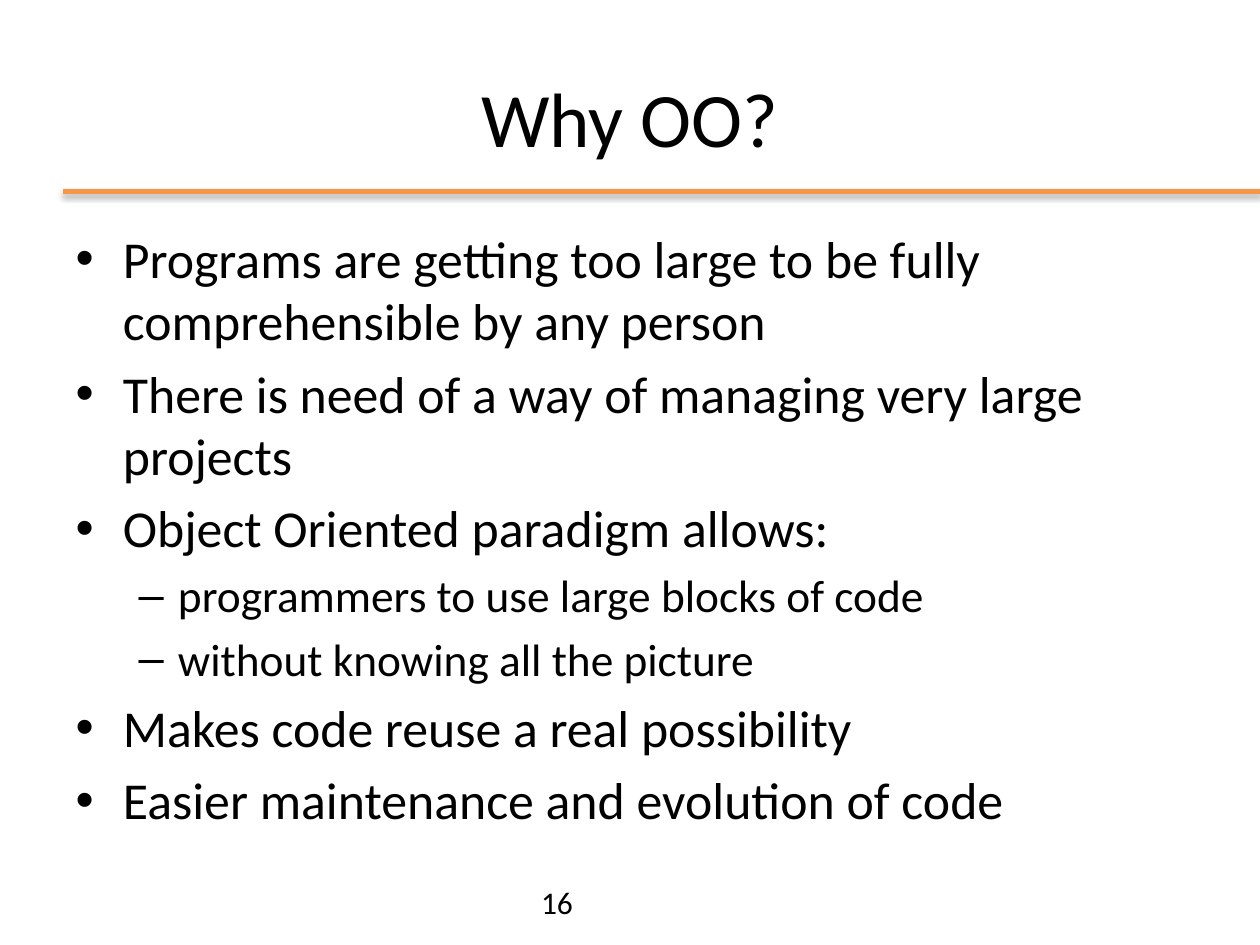
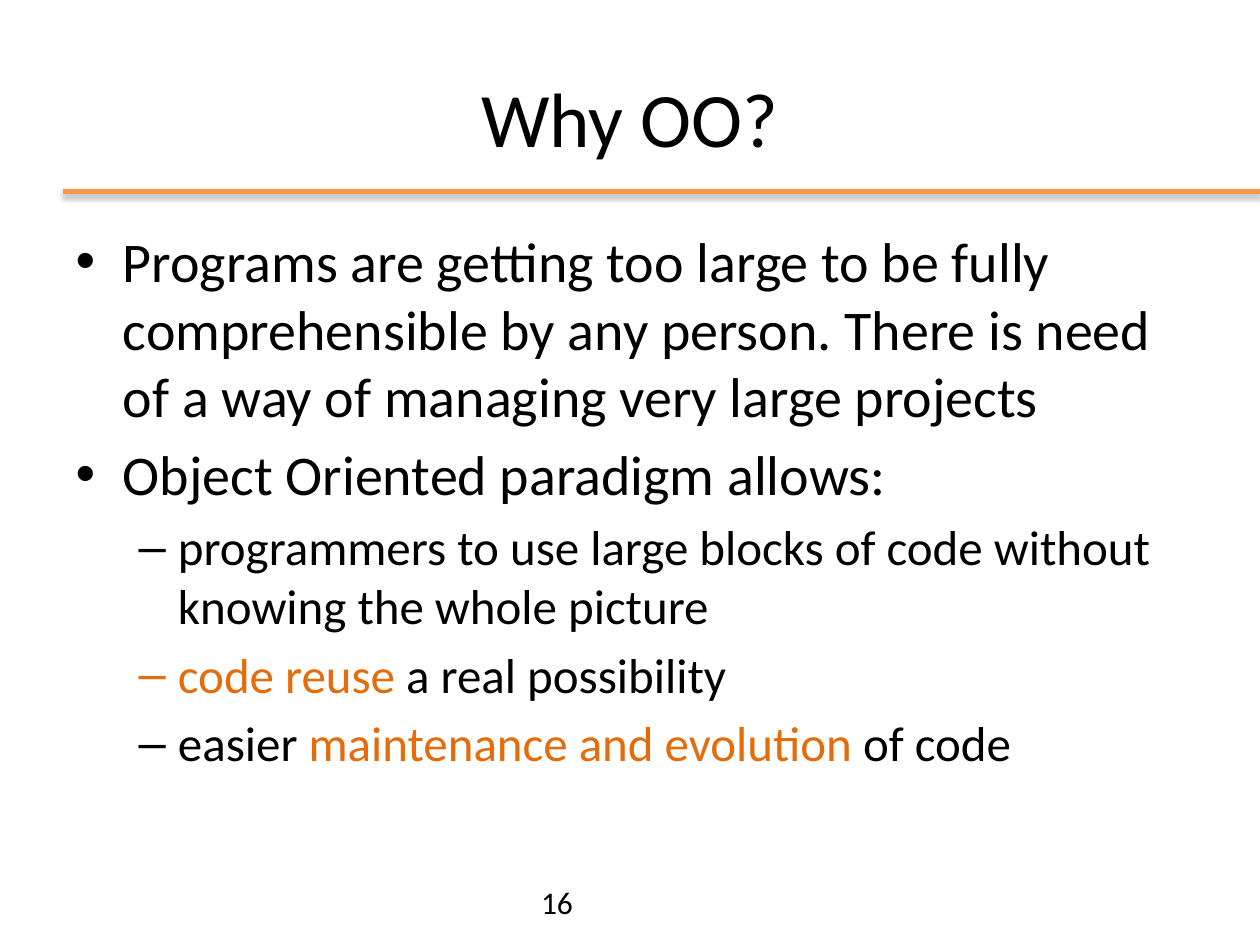
Before and after one commit to giordy97/Programmazione_Oggetti, a slide deck: slide 16 of slides/ppt/01_FromCtoJava.pptx. Drawn at 1260x945 pixels with LibreOffice and Linux fonts; fonts in the diff are those of the drawing; background and template pictures are left out. Boxes give left, top, right and bottom in pixels: in the first picture for what was removed or moved away, otherwise in the second. Text is boxed around its words. In the diff, an @@ line names an element or a change of style, - is before the commit and + after.

```diff
--- a/slides/ppt/01_FromCtoJava.pptx
+++ b/slides/ppt/01_FromCtoJava.pptx
@@ text at (123,243,1151,427): text changed; size 29.6 to 32 pt @@
-• Programs are getting too large to be fully comprehensible by any person
-• There is need of a way of managing very large projects
+• Programs are getting too large to be fully comprehensible by any person. There is need of a way of managing very large projects
@@ text at (123,456,885,505): size 29.6 to 32 pt in "Object Oriented paradigm allows:" @@
@@ text at (178,531,1150,762): text changed; size 29.6 to 28 pt @@
-  – programmers to use large blocks of code
-  – without knowing all the picture
-• Makes code reuse a real possibility
-• Easier maintenance and evolution of code
+  – programmers to use large blocks of code without knowing the whole picture
+  – code reuse a real possibility
+  – easier maintenance and evolution of code
```
Also in this commit, not shown: 26 other slides changed, 2 slides added, 4 other files.
